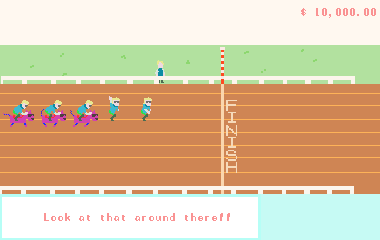
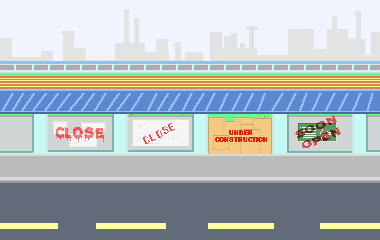
Layer changes from the first w=380, h=240 image to the second:
added group "Menu" with 12 layers above "Game" over box(0, 0, 380, 240)
added layer "SOON OPEN" in group "Menu" over box(295, 115, 341, 148)
added layer "CLOSE" (2nd of 2, in "Menu") in group "Menu" over box(132, 119, 189, 146)
added layer "pavement" in group "Menu" over box(0, 154, 380, 240)
added layer "roof" in group "Menu" over box(0, 90, 380, 114)
added layer "UNDER CONSTRUCTION" in group "Menu" over box(208, 117, 272, 156)
added layer "walls" in group "Menu" over box(0, 112, 380, 154)
added layer "tracks" in group "Menu" over box(0, 76, 380, 89)
added layer "back_wall" in group "Menu" over box(0, 61, 380, 73)
added layer "grounds" in group "Menu" over box(0, 71, 380, 157)
added layer "buildings" in group "Menu" over box(0, 9, 380, 78)
added layer "menu" in group "Menu" over box(0, 0, 380, 240)
moved "Shape 3" into group "Game" over box(261, 194, 380, 240)
moved "Shape 2" into group "Game" over box(2, 197, 258, 238)
moved "Shape 1" into group "Game" over box(0, 194, 262, 240)
moved "jockey" into group "Game" over box(13, 96, 152, 121)
moved "fence_lower" into group "Game" over box(0, 186, 354, 196)
moved "finish" into group "Game" over box(220, 47, 237, 194)
moved "horses" into group "Game" over box(3, 109, 99, 127)
moved "track" into group "Game" over box(0, 84, 380, 194)
moved "fence_upper" into group "Game" over box(1, 76, 355, 86)
moved "grass" into group "Game" over box(0, 45, 380, 130)
moved "sky" into group "Game" over box(0, 0, 380, 76)
hid "Background" over box(0, 0, 380, 240)
…and 4 more changes (1 added, 3 stack)
